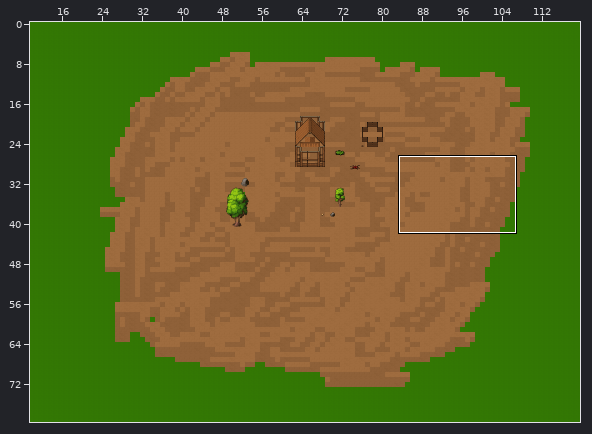
Two versions of a level (Tiled map, assets/maps/mapdemo.tmx). Above: a wide view before the commit, with the close-up outlined.
Close-up. First the earlier version:
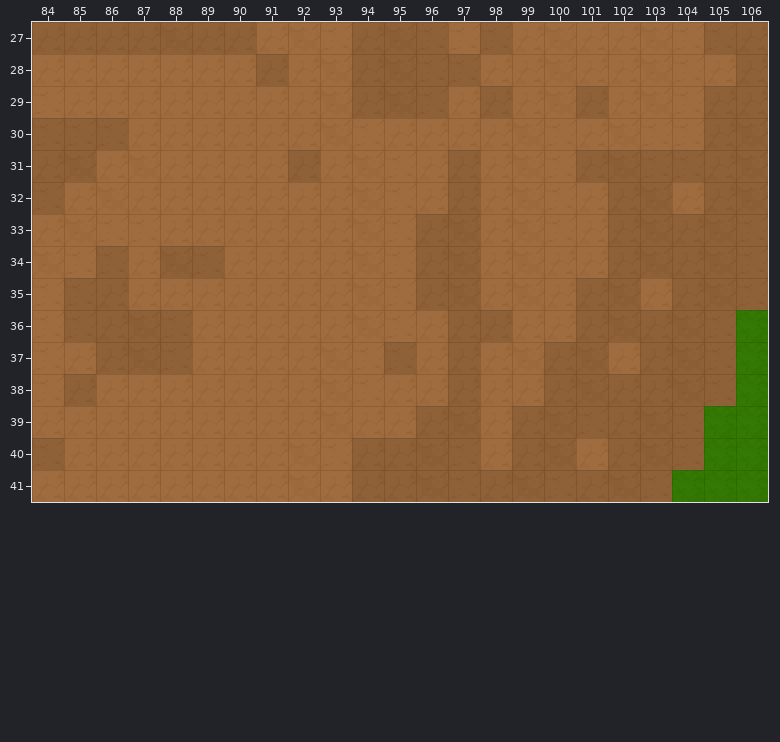
Cells are 16x16 px. Shown: x 84..106, y 27..41. The commit also changed other parts of the map, which this record leaves out.
Now the later version:
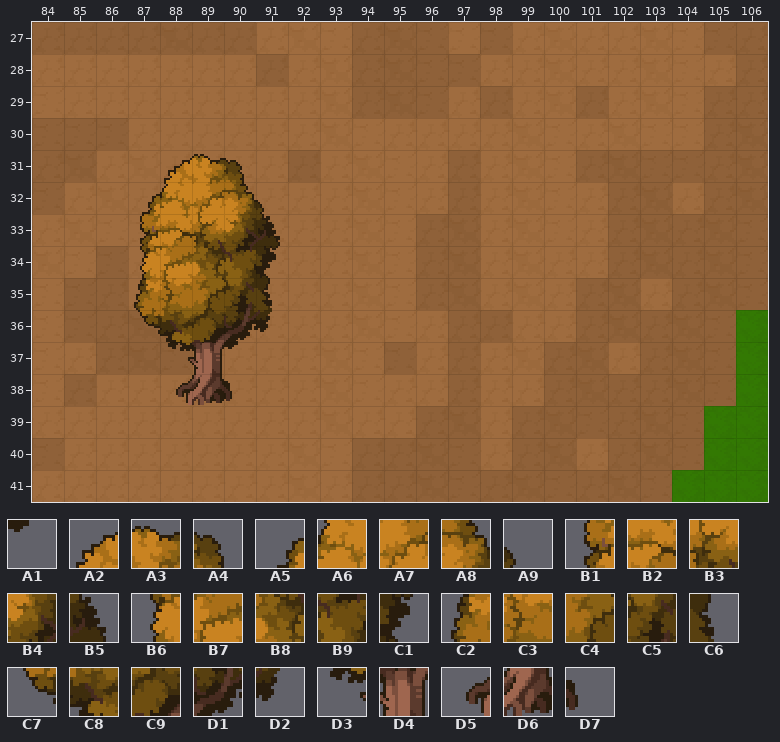
Key: from "TreeSize04": A1 141, A2 190, A3 191, A4 192, A5 212, A6 213, A7 214, A8 215, A9 216, B1 235, B2 236, B3 237, B4 238, B5 239, B6 258, B7 259, B8 260, B9 261, C1 262, C2 281, C3 282, C4 283, C5 284, C6 285, C7 304, C8 305, C9 306, D1 307, D2 308, D3 328, D4 329, D5 351, D6 352, D7 353.
__ is an empty cell.
Difference:
Layer "Objects":
y 37: x 88..90 __ __ __ -> D3 D4 A1
y 38: x 88..90 __ __ __ -> D5 D6 D7
Layer "Foreground":
y 31: x 88..90 __ __ __ -> A2 A3 A4
y 32: x 87..91 __ __ __ __ __ -> A5 A6 A7 A8 A9
y 33: x 87..91 __ __ __ __ __ -> B1 B2 B3 B4 B5
y 34: x 87..91 __ __ __ __ __ -> B6 B7 B8 B9 C1
y 35: x 87..91 __ __ __ __ __ -> C2 C3 C4 C5 C6
y 36: x 87..91 __ __ __ __ __ -> C7 C8 C9 D1 D2
Changed places in both close-ups, as pixel boxes (x1, y1, x2, y2):
added: (134, 154, 280, 405)
